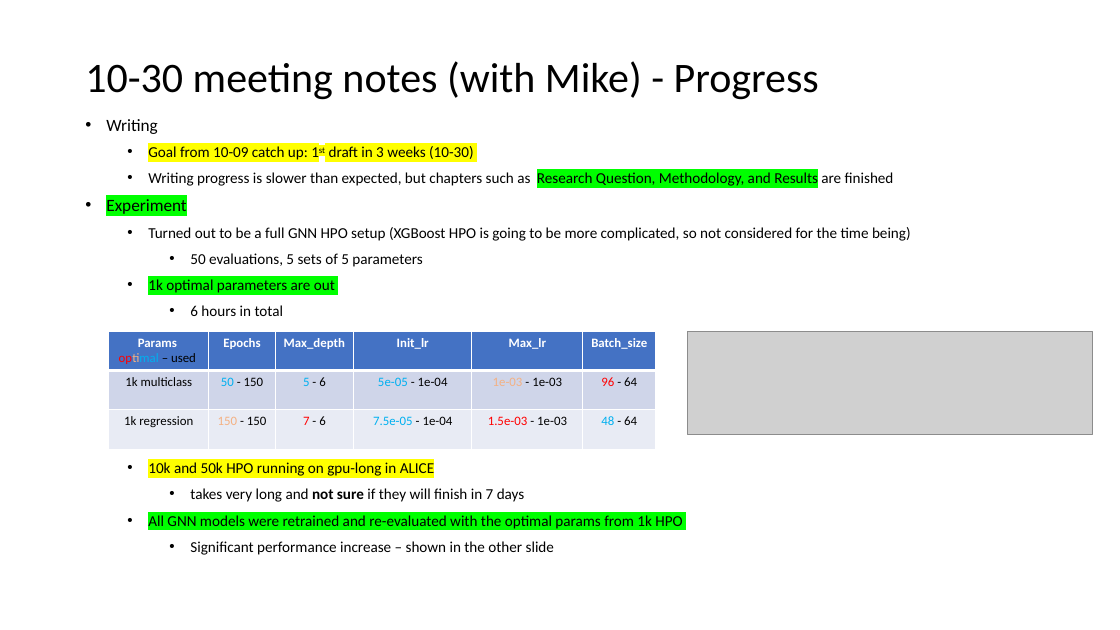
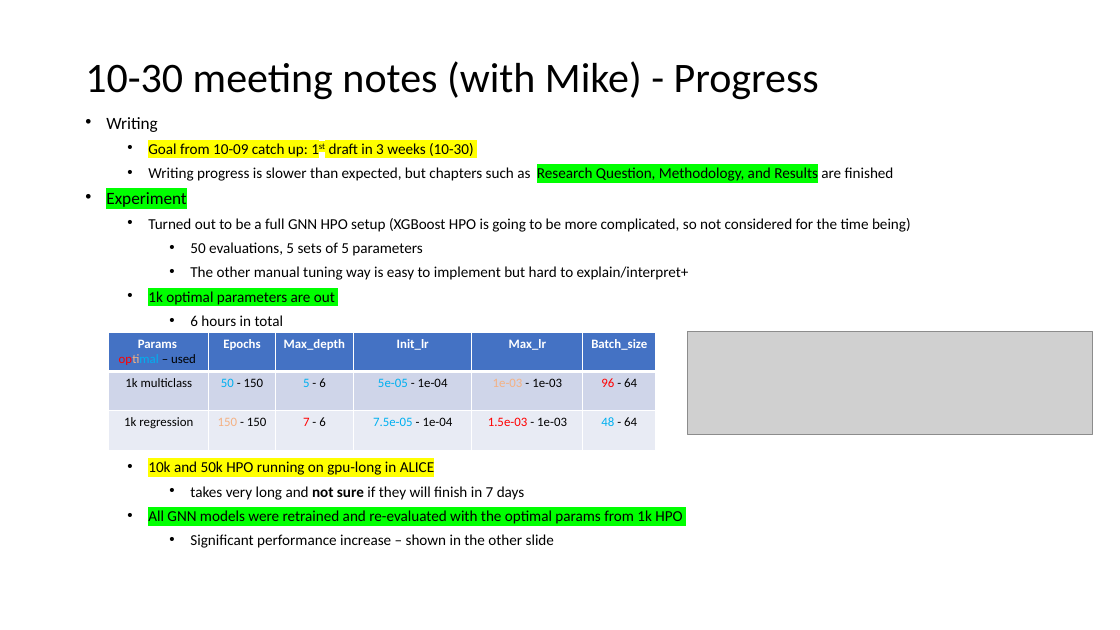
Before and after one commit to penguin9360/master_thesis, a slide deck: slide 11 of experiment/Thesis progress.pptx. Drawn at 1120x630 pixels with LibreOffice and Linux fonts; fonts in the diff are those of the drawing; grey boxes stand for pictures. Boxes give left, top, right and bottom in pixels: in the first picture for what was removed or moved away, otherwise in the second. Text is boxed around its words. In the diff, an @@ line names an element or a change of style, - is before the commit and + after.

Commit message:
updated thesis ppt 11-12 before supervisory meeting; offline script needs a larger RAM assignment or OOM error

```diff
--- a/experiment/Thesis progress.pptx
+++ b/experiment/Thesis progress.pptx
@@ text at <box>106,117,911,548</box>: line spacing 0.8 to 0.7 @@
@@ text at <box>190,266,689,280</box>: paragraph added @@
+        • The other manual tuning way is easy to implement but hard to explain/interpret+
```
Also in this commit, not shown: 1 other slide changed, 3 slides added, 2 other files.
